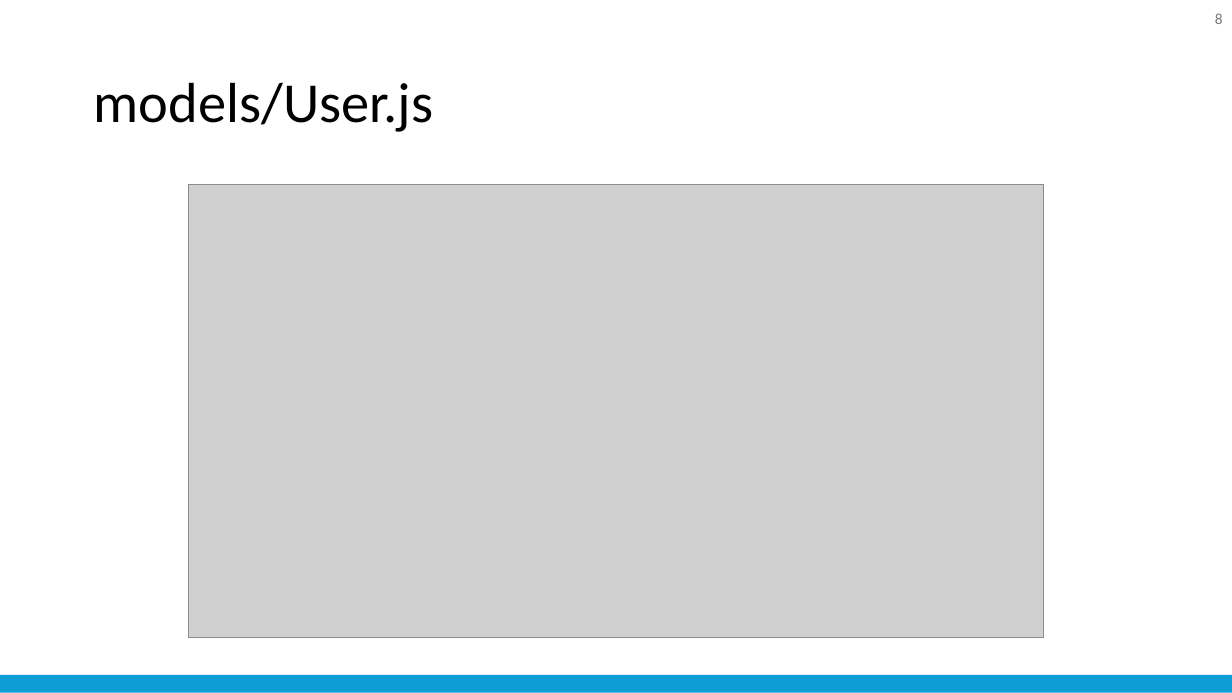
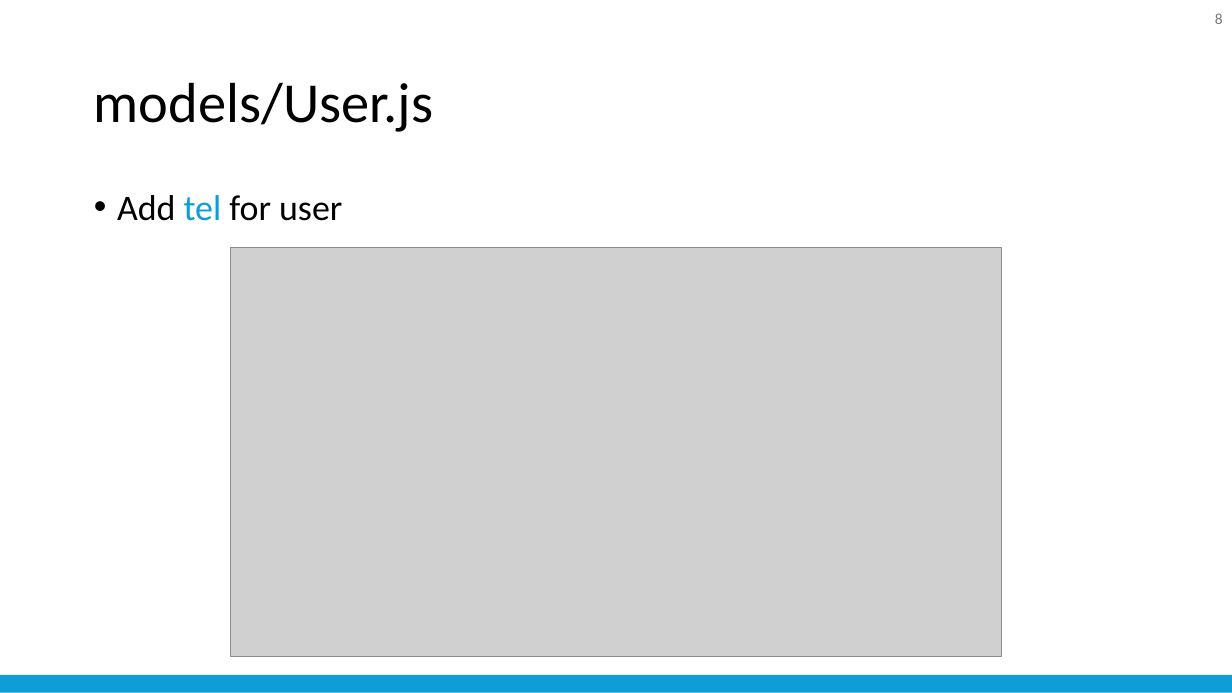
Before and after one commit to nattapong232/DentistBooking, a slide deck: slide 8 of SRS.pptx. Drawn at 1232x693 pixels with LibreOffice and Linux fonts; fonts in the diff are those of the drawing; grey boxes stand for pictures. Boxes give left, top, right and bottom in pixels: in the first picture for what was removed or moved away, otherwise in the second. Text is boxed around its words. In the diff, an @@ line names an element or a change of style, - is before the commit and + after.

```diff
--- a/SRS.pptx
+++ b/SRS.pptx
@@ text added at [117, 195, 342, 221], 28 pt, text #000000 @@
+• Add tel for user
@@ picture: place and size @@
-picture at [189, 185, 1043, 639]
+picture at [231, 248, 1002, 656]
```
Also in this commit, not shown: 11 other slides changed, 1 slide added, 21 other files.
